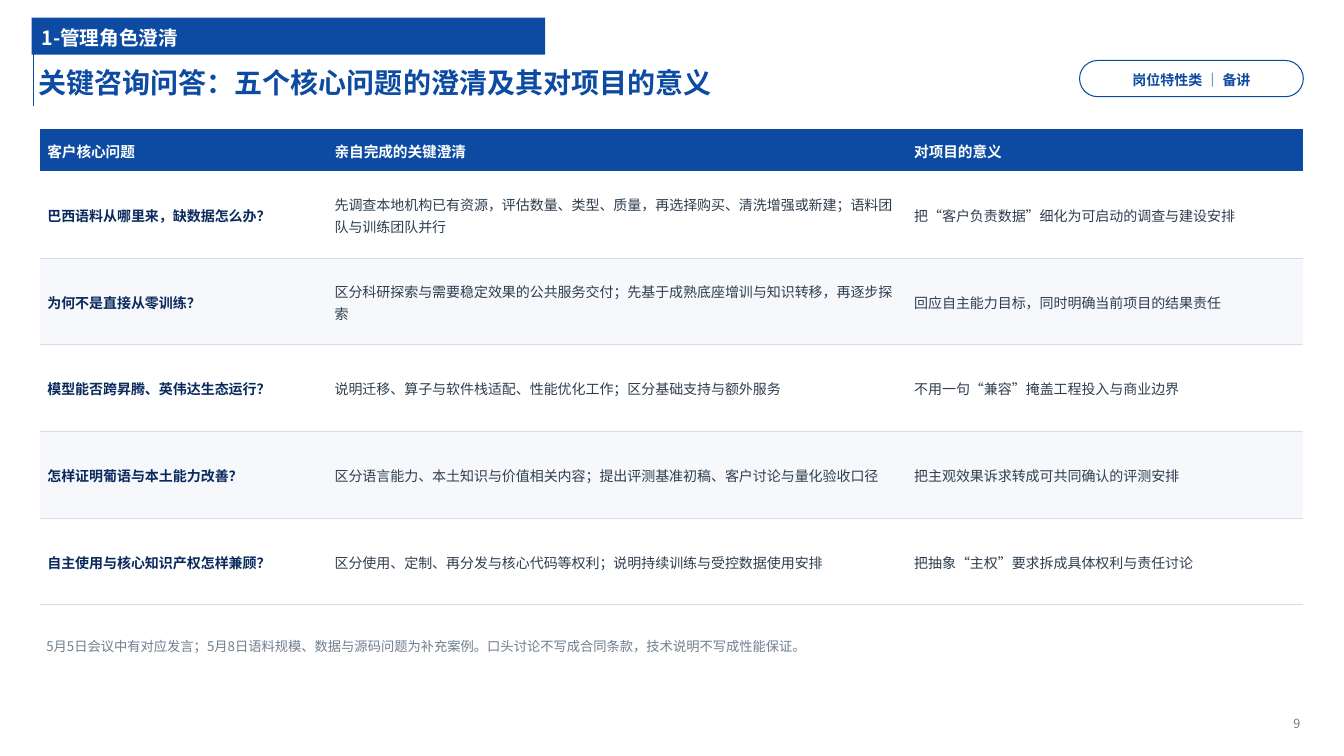
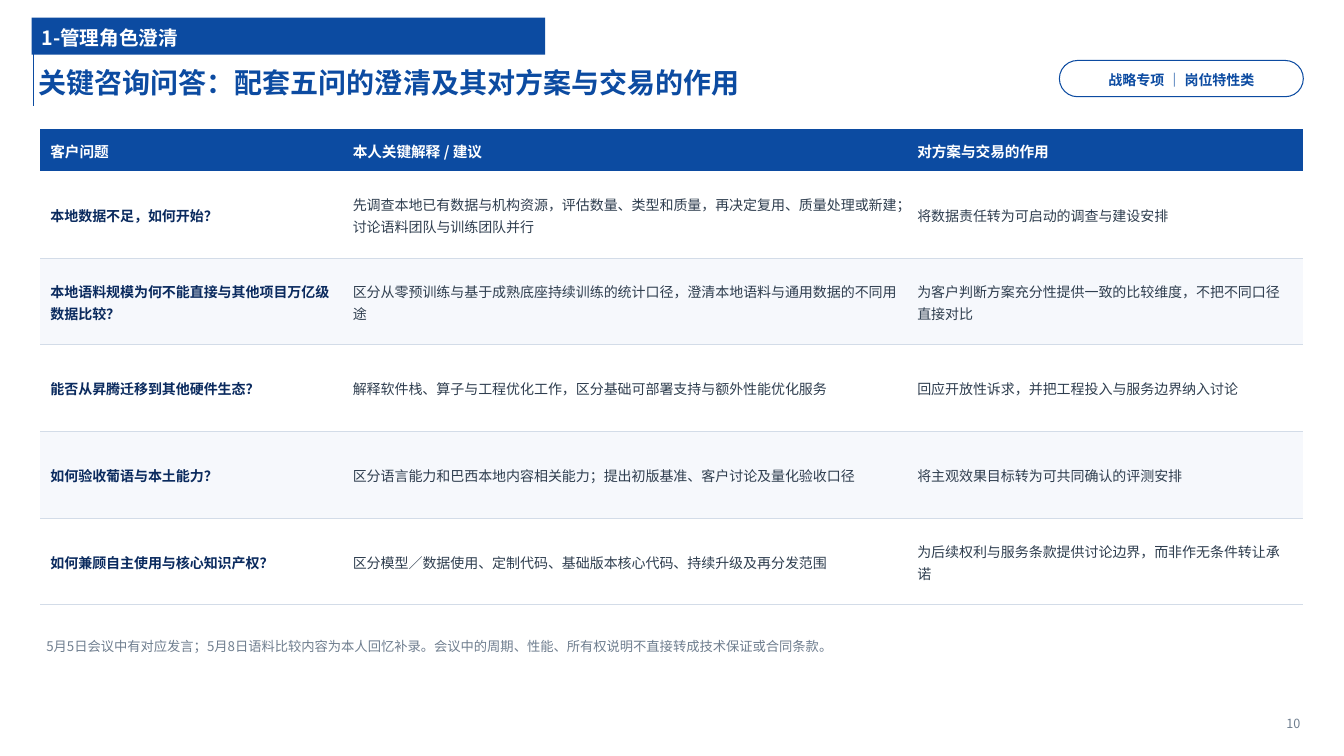
Before and after one commit to chyhcs/wyyh, a slide deck: slide 10 of 干部试用期转正述职-陈昊.pptx (slide 9 before the commit). Drawn at 1344x756 pixels with LibreOffice and Linux fonts; fonts in the diff are those of the drawing. Boxes give left, top, right and bottom in pixels: in the first picture for what was removed or moved away, otherwise in the second. Text is boxed around its words. In the diff, an @@ line names an element or a change of style, - is before the commit and + after.

```diff
--- a/干部试用期转正述职-陈昊.pptx
+++ b/干部试用期转正述职-陈昊.pptx
@@ title at (38, 69, 739, 96): text changed @@
-关键咨询问答：五个核心问题的澄清及其对项目的意义
+关键咨询问答：配套五问的澄清及其对方案与交易的作用
@@ rounded rectangle "战略专项 ｜ 岗位特性类": place and size @@
-rounded rectangle "战略专项 ｜ 岗位特性类" at (1080, 60, 1304, 97)
+rounded rectangle "战略专项 ｜ 岗位特性类" at (1060, 60, 1304, 97)
@@ text in rounded rectangle at (1108, 73, 1255, 86): text changed @@
-岗位特性类 ｜ 备讲
+战略专项 ｜ 岗位特性类
@@ table at (40, 129, 1304, 605) @@
-row 1: 客户核心问题 | 亲自完成的关键澄清 | 对项目的意义
+row 1: 客户问题 | 本人关键解释 / 建议 | 对方案与交易的作用
-row 2: 巴西语料从哪里来，缺数据怎么办？ | 先调查本地机构已有资源，评估数量、类型、质量，再选择购买、清洗增强或新建；语料团队与训练团队并行 | 把“客户负责数据”细化为可启动的调查与建设安排
+row 2: 本地数据不足，如何开始？ | 先调查本地已有数据与机构资源，评估数量、类型和质量，再决定复用、质量处理或新建；讨论语料团队与训练团队并行 | 将数据责任转为可启动的调查与建设安排
-row 3: 为何不是直接从零训练？ | 区分科研探索与需要稳定效果的公共服务交付；先基于成熟底座增训与知识转移，再逐步探索 | 回应自主能力目标，同时明确当前项目的结果责任
+row 3: 本地语料规模为何不能直接与其他项目万亿级数据比较？ | 区分从零预训练与基于成熟底座持续训练的统计口径，澄清本地语料与通用数据的不同用途 | 为客户判断方案充分性提供一致的比较维度，不把不同口径直接对比
-row 4: 模型能否跨昇腾、英伟达生态运行？ | 说明迁移、算子与软件栈适配、性能优化工作；区分基础支持与额外服务 | 不用一句“兼容”掩盖工程投入与商业边界
+row 4: 能否从昇腾迁移到其他硬件生态？ | 解释软件栈、算子与工程优化工作，区分基础可部署支持与额外性能优化服务 | 回应开放性诉求，并把工程投入与服务边界纳入讨论
-row 5: 怎样证明葡语与本土能力改善？ | 区分语言能力、本土知识与价值相关内容；提出评测基准初稿、客户讨论与量化验收口径 | 把主观效果诉求转成可共同确认的评测安排
+row 5: 如何验收葡语与本土能力？ | 区分语言能力和巴西本地内容相关能力；提出初版基准、客户讨论及量化验收口径 | 将主观效果目标转为可共同确认的评测安排
-row 6: 自主使用与核心知识产权怎样兼顾？ | 区分使用、定制、再分发与核心代码等权利；说明持续训练与受控数据使用安排 | 把抽象“主权”要求拆成具体权利与责任讨论
+row 6: 如何兼顾自主使用与核心知识产权？ | 区分模型／数据使用、定制代码、基础版本核心代码、持续升级及再分发范围 | 为后续权利与服务条款提供讨论边界，而非作无条件转让承诺
@@ text at (46, 640, 832, 653): text changed @@
-5月5日会议中有对应发言；5月8日语料规模、数据与源码问题为补充案例。口头讨论不写成合同条款，技术说明不写成性能保证。
+5月5日会议中有对应发言；5月8日语料比较内容为本人回忆补录。会议中的周期、性能、所有权说明不直接转成技术保证或合同条款。
@@ text at (1286, 718, 1300, 728): text changed @@
-9
+10
```
Also in this commit, not shown: 25 other slides changed, 7 slides added, 6 slides removed, 2 other files.
